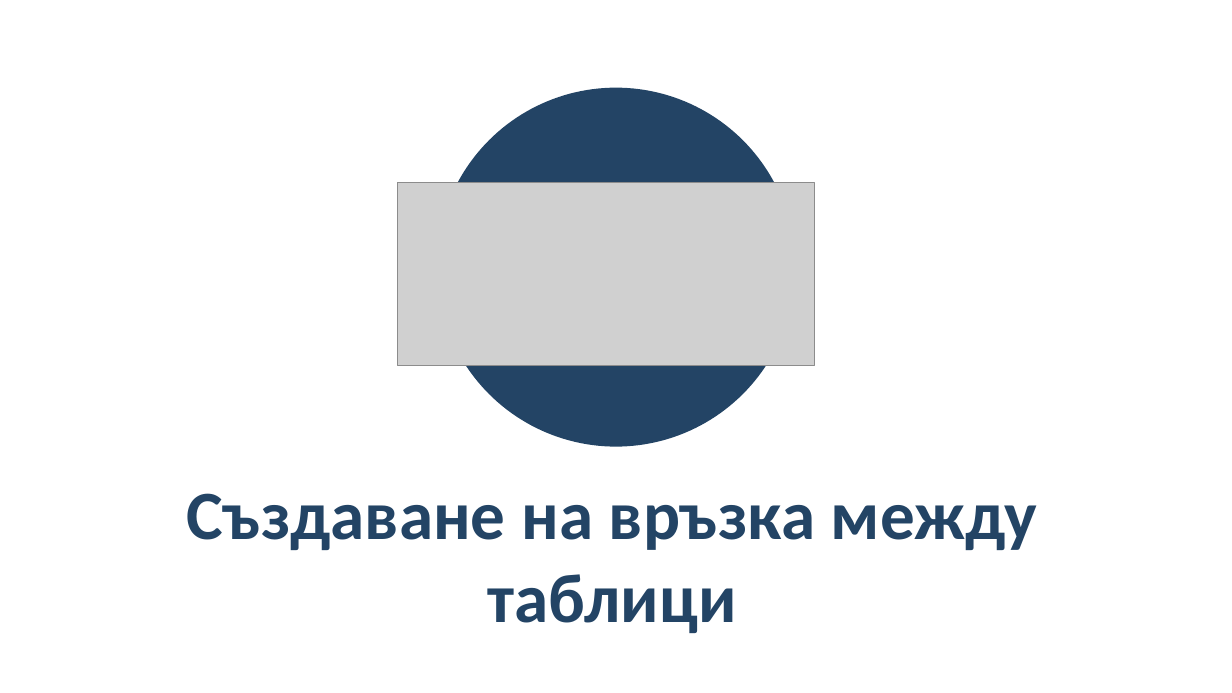
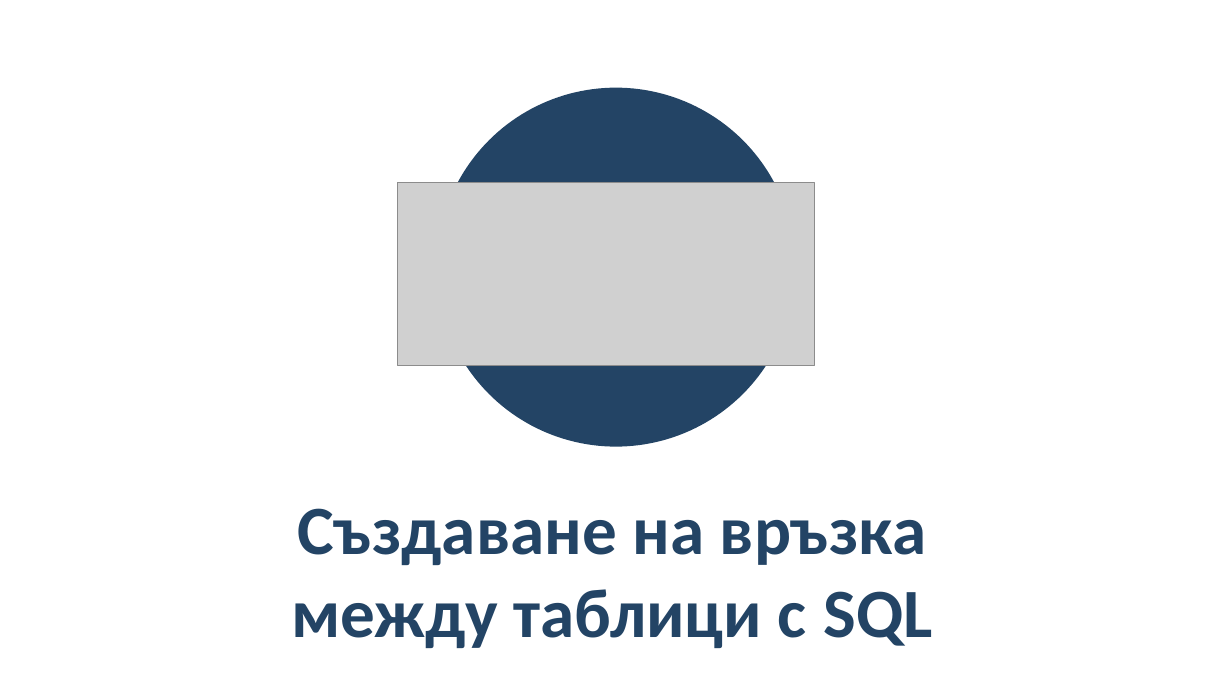
Before and after one commit to BG-IT-Edu/School-Programming, a slide deck: slide 14 of Courses/Software-Sciences/Module-3-Databases-New/07-Modeling-Databases/06-Modeling-Databases.pptx. Drawn at 1232x693 pixels with LibreOffice and Linux fonts; fonts in the diff are those of the drawing; grey boxes stand for pictures. Boxes give left, top, right and bottom in pixels: in the first picture for what was removed or moved away, otherwise in the second. Text is boxed around its words. In the diff, an @@ line names an element or a change of style, - is before the commit and + after.

```diff
--- a/Courses/Software-Sciences/Module-3-Databases-New/07-Modeling-Databases/06-Modeling-Databases.pptx
+++ b/Courses/Software-Sciences/Module-3-Databases-New/07-Modeling-Databases/06-Modeling-Databases.pptx
@@ title at box(292, 508, 933, 648): text changed @@
-Създаване на връзка между таблици
+Създаване на връзка между таблици с SQL
```
Also in this commit, not shown: 20 other slides changed, 1 slide added, 1 other file.
